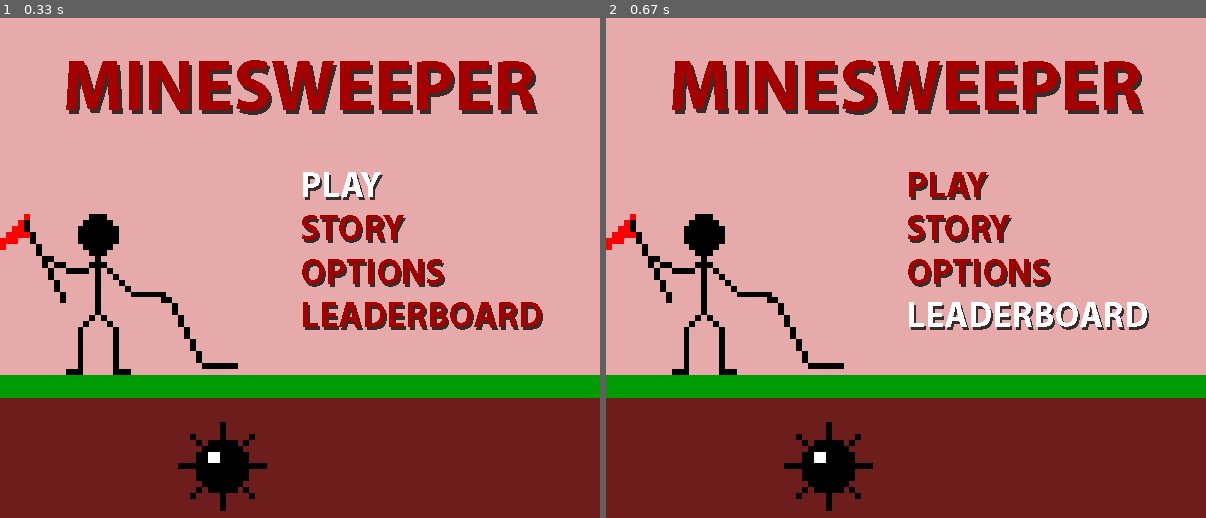
Above: before the commit, frames 1-2 (left to right).
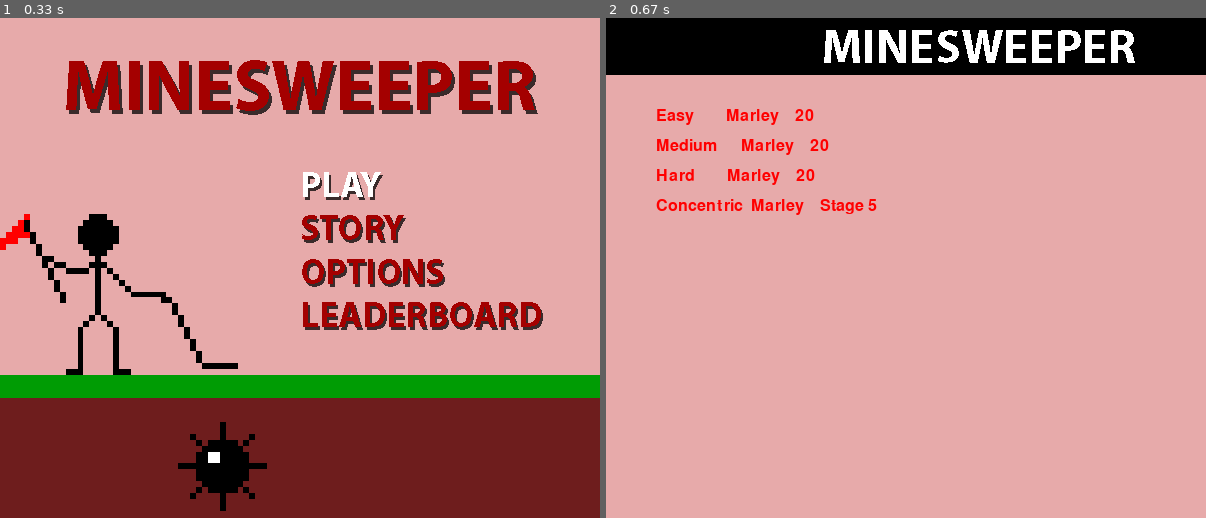
Above: after the commit, the same moments.

Repository: marleysudbury/minesweeper-pygame
Game: pygame game, started from game.py
Two runs of this game, one before a commit and one after it. Both use one fixed random seed, a clock stepped at 60 frames per second and the inputs below.
Inputs (mouse positions are in pixels of both pictures, inside the frame that each line leads up to):
- Up to frame 1 (0.33 s): no input
- Up to frame 2 (0.67 s): click (906, 303) at 0.38 s

Frame 1 is identical in both runs. In frame 2, 50% of the frame differs, in the area x 0-100%, y 0-100%.

Commit message:
Leaderboard and options begun

Diff:
--- a/game.py
+++ b/game.py
@@ -14,15 +14,21 @@
 
     def __init__(self):
         """Initialises game objects."""
+        pygame.init()
+        self.W_WIDTH = 600
+        self.W_HEIGHT = 500
+        self.game_display = pygame.display.set_mode(
+            (self.W_WIDTH, self.W_HEIGHT))
+        pygame.display.set_caption("Minesweeper by Marley")
+
         self.TILE_SIZE = 21
         self.game_state = "MENU"
         self.game_mode = "EASY"
-        self.W_WIDTH = 600
-        self.W_HEIGHT = 500
         self.stop = False
 
         self.images = {}
         self.load_images()
+        pygame.display.set_icon(self.images["FLAGGED"])
         self.background = self.images["PLAY"]
 
         self.cols = 0
@@ -43,11 +49,7 @@
         self.won = False
         self.lost = False
 
-        pygame.init()
-        self.game_display = pygame.display.set_mode(
-            (self.W_WIDTH, self.W_HEIGHT))
-        pygame.display.set_caption("Minesweeper by Marley")
-        pygame.display.set_icon(self.images["FLAGGED"])
+        self.load_fonts()
         self.sounds = {}
         self.load_sounds()
         self.sounds["music"].play(-1)
@@ -84,15 +86,25 @@
                     self.background = self.images["GAME_5"]
             elif self.game_state == "PLAYING":
                 current_time = time.time()
-                # print("Start time: {}\nCurrent time: {}\nDif: {}\nTimer: {}".format(self.start_time, current_time, current_time-self.start_time, self.timer))
                 if current_time - self.start_time >= 1 and self.timer:
-                    # print("ACTIVATE")
                     self.start_time = current_time
                     self.time.increment()
                 self.background = self.images["GAME_BG"]
             elif self.game_state == "STORY":
                 self.background = self.images["STORY_SCREEN"]
-
+            elif self.game_state == "OPTIONS":
+                if pos[1] < 187:
+                    self.background = self.images["RESET_LEADERBOARD"]
+                elif 187 <= pos[1] < 230:
+                    self.background = self.images["MUTE_SOUND"]
+                elif 230 <= pos[1] < 274:
+                    self.background = self.images["RETURN_TO_MENU"]
+                elif 274 <= pos[1] < 316:
+                    self.background = self.images["GAME_4"]
+                else:
+                    self.background = self.images["GAME_5"]
+            elif self.game_state == "LEADERBOARD":
+                self.background = self.images["LEADERBOARD_SCREEN"]
             # Draw
             self.game_display.blit(self.background, (0, 0))
             if self.game_state == "PLAYING":
@@ -102,9 +114,33 @@
                     self.game_display.blit(self.images["LOSE"], (0, 0))
                 elif self.won:
                     self.game_display.blit(self.images["WIN"], (0, 0))
+            elif self.game_state == "LEADERBOARD":
+                self.display_leaderboard()
             pygame.display.update()
         pygame.quit()
         quit()
+
+    def load_leaderboard(self):
+        self.leaderboard = {}
+        text = open('data/leader.txt').split('\n')
+        for i in range(0, len(text)):
+            self.leaderboard[0] = text[0].split(',')
+
+        self.leaderboard
+
+    def display_leaderboard(self):
+        easy = self.font.render('{:<12}{:<10}{}'.format(
+            'Easy', 'Marley', '20'), True, (255, 0, 0))
+        medium = self.font.render(
+            '{:<12}{:<10}{}'.format('Medium', 'Marley', '20'), True, (255, 0, 0))
+        hard = self.font.render('{:<12}{:<10}{}'.format(
+            'Hard', 'Marley', '20'), True, (255, 0, 0))
+        concentric = self.font.render(
+            '{:<12}{:<10}{}'.format('Concentric', 'Marley', 'Stage 5'), True, (255, 0, 0))
+        self.game_display.blit(easy, (50, 90))
+        self.game_display.blit(medium, (50, 120))
+        self.game_display.blit(hard, (50, 150))
+        self.game_display.blit(concentric, (50, 180))
 
     def win(self):
         self.won = True
@@ -490,6 +526,15 @@
         # Story
         self.images["STORY_SCREEN"] = pygame.image.load("data/storyS.png")
 
+        # Options options
+        self.images["RESET_LEADERBOARD"] = pygame.image.load(
+            "data/options1.png")
+        self.images["MUTE_SOUND"] = pygame.image.load("data/options2.png")
+        self.images["RETURN_TO_MENU"] = pygame.image.load("data/options2.png")
+
+        # Leaderboard
+        self.images["LEADERBOARD_SCREEN"] = pygame.image.load("data/blank.png")
+
         # Counter
         self.images["-"] = pygame.image.load("data/nums/-.png")
         self.images[0] = pygame.image.load("data/nums/0.png")
@@ -564,6 +609,11 @@
         self.sounds["explosion4"] = pygame.mixer.Sound(
             "data/tunes/explosion-04.ogg")
 
+    def load_fonts(self):
+        """Loads the fonts required for the game."""
+        # TODO: make this cope with missing fonts!
+        self.font = pygame.font.SysFont('andalemonottf', 24)
+
 
 if __name__ == "__main__":
     game = Game()
